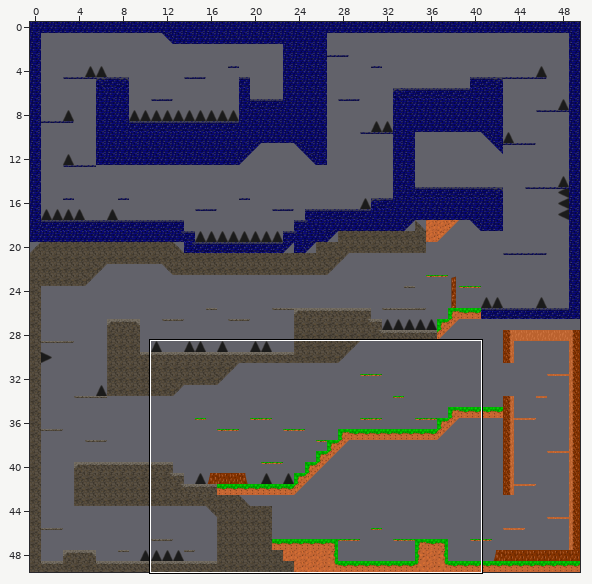
Tiled map, stored at assets/Level1.tmx. Above: a wide view before the commit, with the close-up outlined.
Close-up. Before the edit:
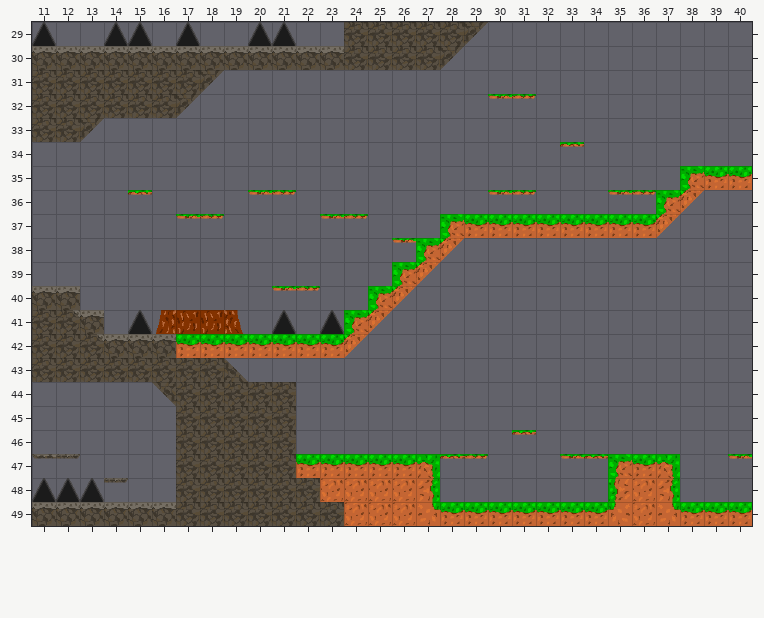
Cells are 32x32 px. Shown: x 11..40, y 29..49. The commit also changed other parts of the map, which this record leaves out.
New version:
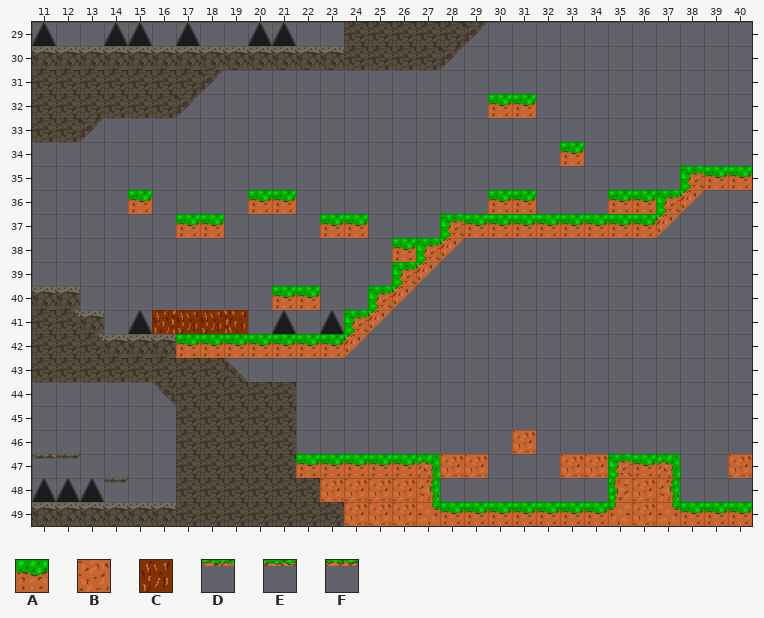
Key: from "TilesetUpdate": A 52, B 102, C 105, D 351, E 352, F 353.
_ is an empty cell.
What changed:
{"where": "layer \"Plateforme\""}
{"y":32,"x":30,"old":"DF","new":"AA"}
{"y":34,"x":33,"old":"E","new":"A"}
{"y":36,"x":15,"old":"E","new":"A"}
{"y":36,"x":20,"old":"DF","new":"AA"}
{"y":36,"x":30,"old":"DF","new":"AA"}
{"y":36,"x":35,"old":"DF","new":"AA"}
{"y":37,"x":17,"old":"DF","new":"AA"}
{"y":37,"x":23,"old":"DF","new":"AA"}
{"y":38,"x":26,"old":"D","new":"A"}
{"y":40,"x":21,"old":"DF","new":"AA"}
{"y":41,"x":16,"old":"_","new":"C"}
{"y":41,"x":19,"old":"_","new":"C"}
{"y":46,"x":31,"old":"E","new":"B"}
{"y":47,"x":28,"old":"EF","new":"BB"}
{"y":47,"x":33,"old":"DE","new":"BB"}
{"y":47,"x":40,"old":"D","new":"B"}
